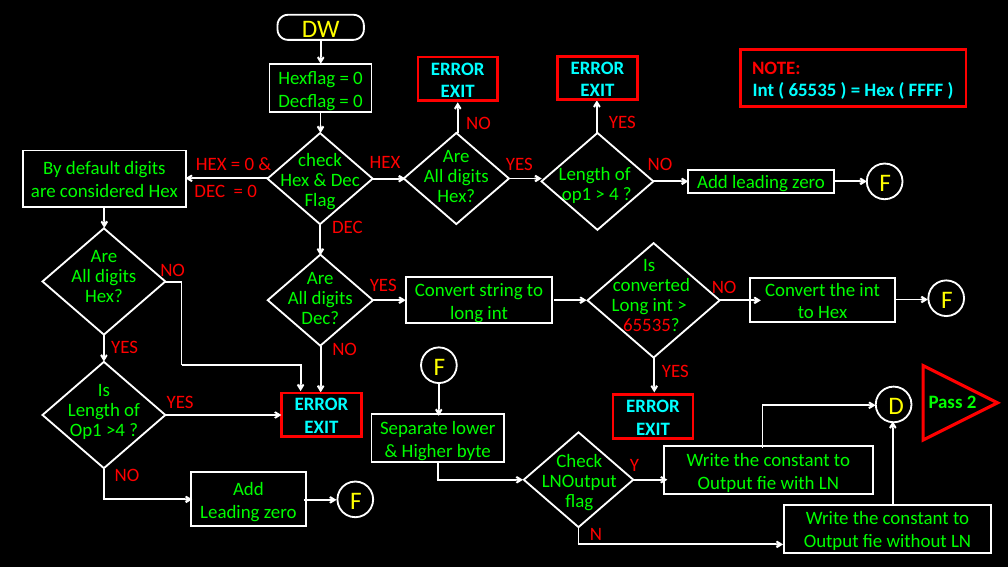
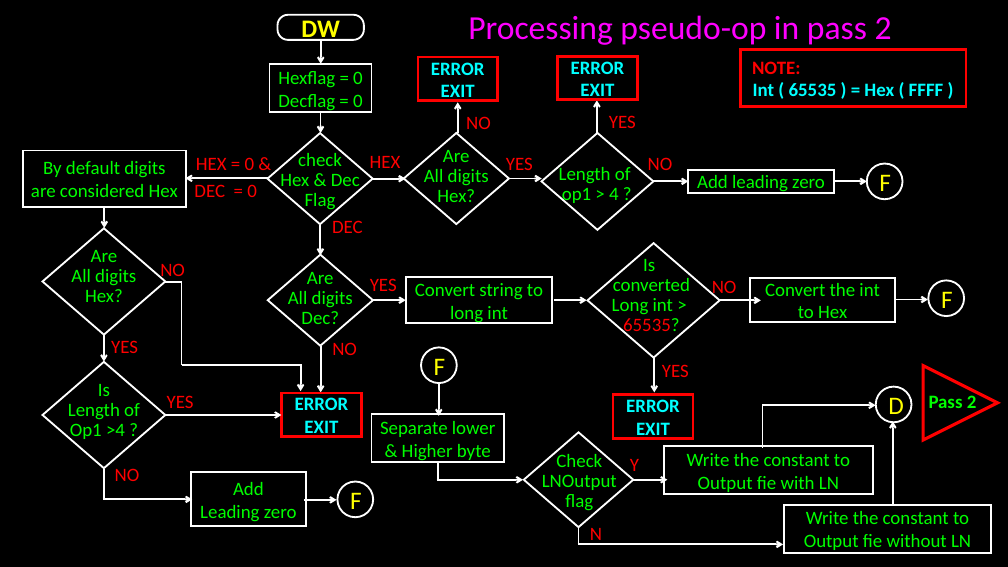
Before and after one commit to bondeabhijeet/8085, a slide deck: slide 17 of Pass 1 8085.pptx. Drawn at 1008x567 pixels with LibreOffice and Linux fonts; fonts in the diff are those of the drawing. Boxes give left, top, right and bottom in pixels: in the first picture for what was removed or moved away, otherwise in the second. Text is boxed around its words. In the diff, an @@ line names an element or a change of style, - is before the commit and + after.

```diff
--- a/Pass 1 8085.pptx
+++ b/Pass 1 8085.pptx
@@ rounded rectangle "DW" at (278,15,364,40): bold on @@
@@ text added at (468,15,892,45), 32 pt, text #FF00FF @@
+Processing pseudo-op in pass 2
```
Also in this commit, not shown: 16 other slides changed, 1 slide added, 10 other files.
